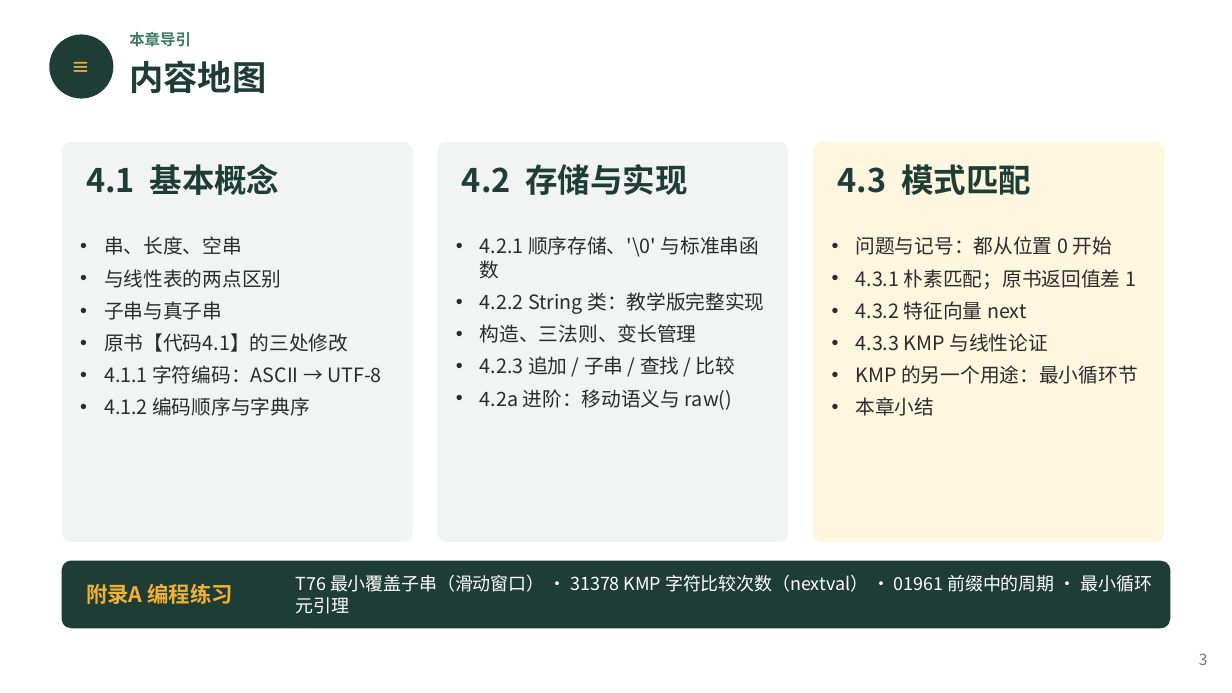
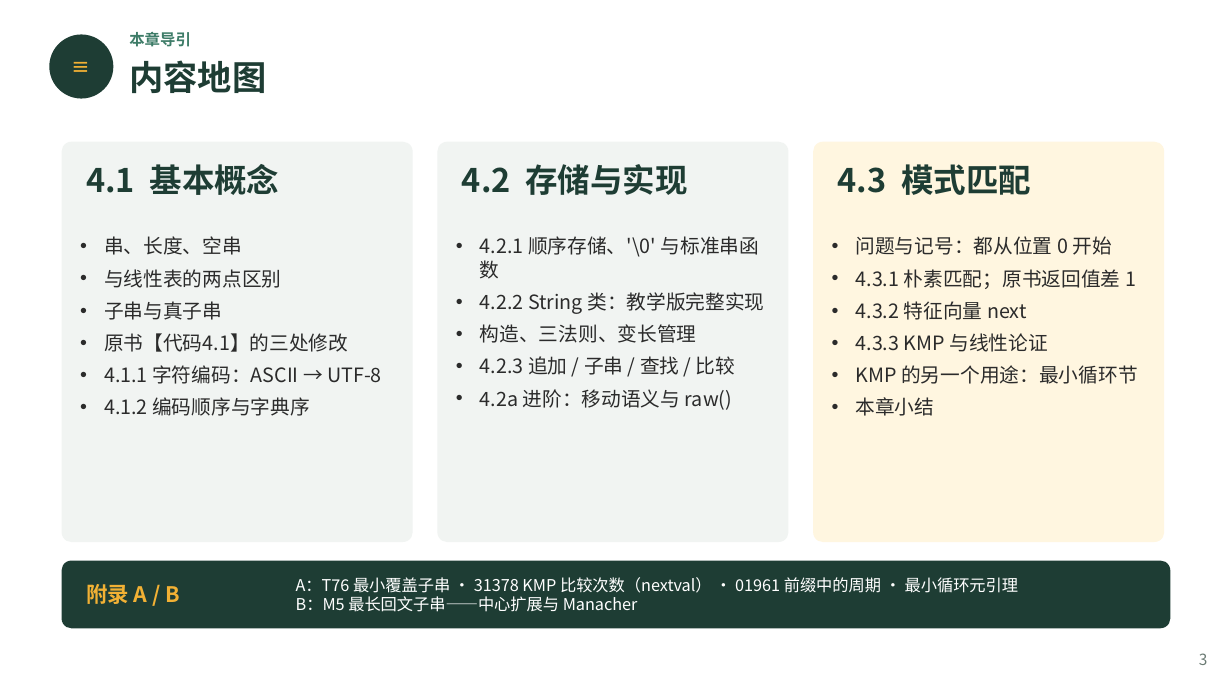
Before and after one commit to GMyhf/2026fall-cs201, a slide deck: slide 3 of courseware/202609_DSA_04_String.pptx. Drawn at 1232x693 pixels with LibreOffice and Linux fonts; fonts in the diff are those of the drawing. Boxes give left, top, right and bottom in pixels: in the first picture for what was removed or moved away, otherwise in the second. Text is boxed around its words. In the diff, an @@ line names an element or a change of style, - is before the commit and + after.

```diff
--- a/courseware/202609_DSA_04_String.pptx
+++ b/courseware/202609_DSA_04_String.pptx
@@ text at bbox=[86, 584, 180, 604]: text changed @@
-附录A 编程练习
+附录 A / B
@@ text at bbox=[296, 577, 1019, 612]: text changed; size 10.5 to 9.5 pt @@
-T76 最小覆盖子串（滑动窗口） · 31378 KMP 字符比较次数（nextval） · 01961 前缀中的周期 · 最小循环元引理
+A：T76 最小覆盖子串 · 31378 KMP 比较次数（nextval） · 01961 前缀中的周期 · 最小循环元引理
+B：M5 最长回文子串——中心扩展与 Manacher
```
Also in this commit, not shown: 1 other slide changed, 4 slides added, 2 other files.
